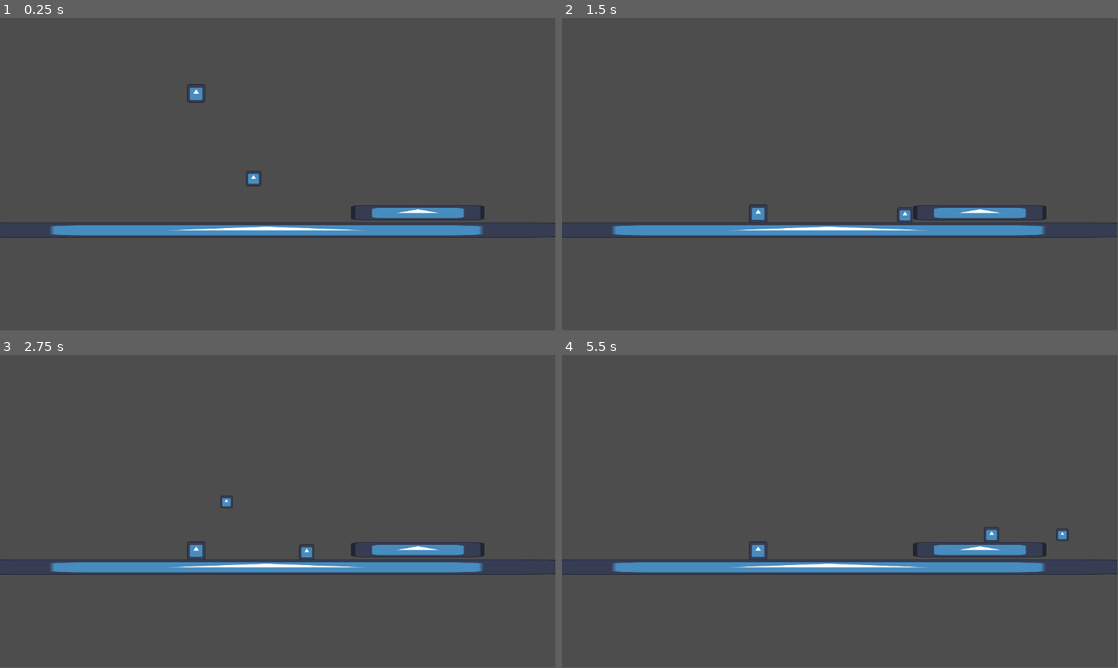
Above: before the commit, frames 1-4 (two rows, left to right).
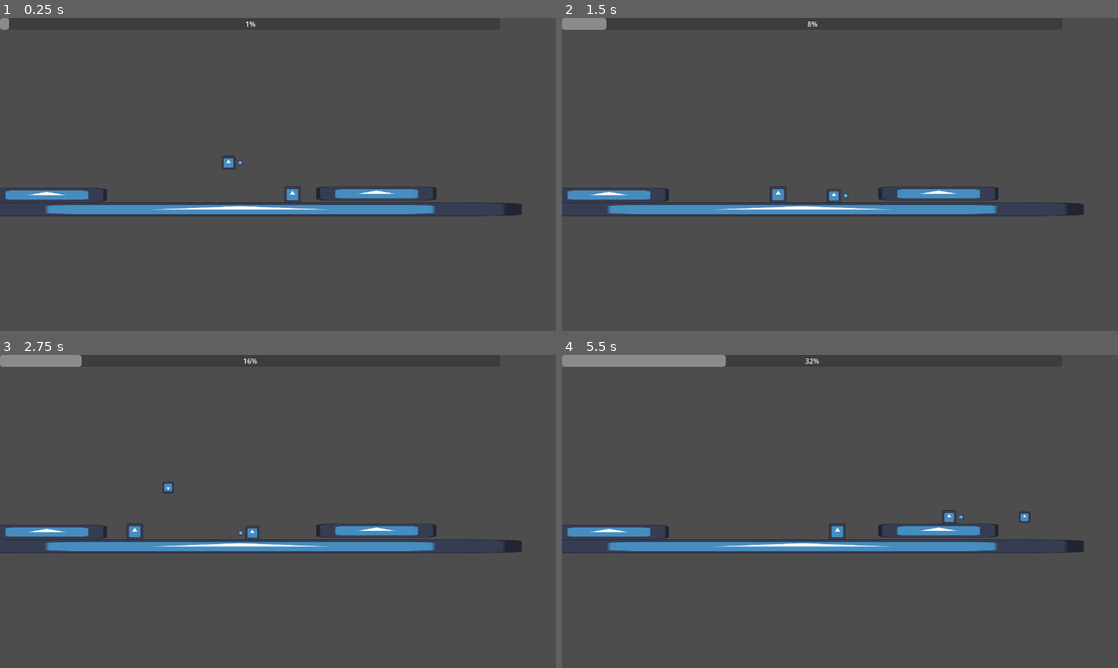
Above: after the commit, the same moments.

Repository: Luke-Parker1/Game-Off-2025
Game: Godot game, scene res://test_scene.tscn
The game is run twice, just before and just after one commit, with the same random seed, the same clock (stepped at 60 frames per second) and the same inputs. The project has no main scene, so this scene is started directly. The engine's default icon, where the game draws it, is replaced by a stand-in: a white triangle on a blue panel in a dark square.
Inputs:
- Up to frame 1 (0.25 s): no input
- Up to frame 2 (1.5 s): hold D (right) from 0.53 s (still down); tap J (shoot) at 0.6 s; tap Space (jump) at 0.77, 1.07 s; tap K (sword) at 0.8, 1.35 s
- Up to frame 3 (2.75 s): tap Space (jump) at 1.52, 1.55, 1.82, 2.1 s; release D (right) at 2.03 s; hold A (left) from 2.03 s (still down); tap J (shoot) at 2.3 s
- Up to frame 4 (5.5 s): release A (left) at 2.78 s; hold D (right) 2.78-4.28 s; tap Shift (dash) at 2.85 s; tap Space (jump) at 3.02, 3.32, 3.77, 3.8, 4.07, 4.52, 4.82 s; tap K (sword) at 3.05, 4.35, 5.3 s; tap J (shoot) at 3.6, 4.55, 5.1 s; hold A (left) 4.28-5.03 s; hold D (right) from 5.03 s (still down)
In our replay, the window is 799x449 before the commit and 800x450 after it. These sizes can differ from the game's own. Grey fills any space a smaller window leaves; there, only what the larger window draws over its background counts as a difference.

The runs differ from the first frame. In frame 1, 7.3% of the frame differs, in the area x 0-100%, y 0-71%; in frame 2, 7.4%; in frame 3, 7.8%; in frame 4, 8.4%.

Commit message:
Improved combat and continued working on enemies

Diff:
--- a/bullet.gd
+++ b/bullet.gd
@@ -6,10 +6,17 @@
 # Entity that shot this bullet
 var shooter : CharacterBody2D
 
+var damage : float
+
+func _ready():
+	direction = Vector2.from_angle(rotation)
+
 func _physics_process(delta):
 	position += direction * speed * delta
 
 
 func _on_body_entered(body):
 	if body != shooter:
+		if body.is_in_group("Enemy"):
+			body.hit(damage)
 		queue_free()
--- a/enemy.gd
+++ /dev/null
@@ -1,16 +0,0 @@
-extends CharacterBody2D
-
-func _physics_process(delta):
-	if not is_on_floor():
-		velocity += get_gravity() * delta
-
-	move_and_slide()
-
-func _on_hit_box_body_entered(body):
-	if body.is_in_group("Player"):
-		# Determine if knockback is left or right
-		if global_position.direction_to(body.position).x >= 0:
-			# This is "Greater or equal to" the default direction is right
-			body.knockback_direction = 1.0
-		else:
-			body.knockback_direction = -1.0
--- a/player.gd
+++ b/player.gd
@@ -1,4 +1,6 @@
 extends CharacterBody2D
+
+@export var health : float
 
 @export var speed := 300.0
 @export var dash_speed := 500.0
@@ -10,6 +12,15 @@
 @onready var jump_velocity : float = ((2.0*jump_height)/jump_time_to_peak) * -1.0
 @onready var jump_gravity : float = ((-2.0*jump_height)/(jump_time_to_peak * jump_time_to_peak)) * -1.0
 @onready var fall_gravity : float = ((-2.0*jump_height)/(jump_time_to_descent * jump_time_to_descent)) * -1.0
+
+@export var recoil_speed : float
+@export var recoil_time : float
+
+# Recoil time when pogoing
+@export var pogo_time : float
+
+@export var sword_attack_damage : float
+@export var bullet_damage : float
 
 # Keeps track of whether the jump button is being held or not
 var jumping := false
@@ -24,10 +35,16 @@
 var look_direction := 1.0
 var knockback_direction := 0.0
 
-var sword_hitbox_startpos : float
+var recoil_direction : Vector2
+var gun_direction : Vector2
+
+# List of enemies hit with one attack. Used to make sure enemies aren't hit more than once
+var hit_enemies : Array
+
+var multiplier_bar : ProgressBar
 
 func _ready():
-	sword_hitbox_startpos = $SwordAttackHitbox.position.x
+	multiplier_bar = get_tree().get_nodes_in_group("MultiplierBar")[0]
 
 func _physics_process(delta):
 	#print($DashCoolDown.is_stopped())
@@ -50,7 +67,9 @@
 
 		# Get the input direction and handle the movement/deceleration.
 		var direction = Input.get_axis("left", "right")
-		if direction:
+		if recoil_direction != Vector2.ZERO:
+			velocity = recoil_direction * recoil_speed
+		elif direction:
 			velocity.x = direction * speed
 			look_direction = direction
 		#elif dashing:
@@ -61,18 +80,64 @@
 	move_and_slide()
 
 	# Flip attack hitboxes
-	$SwordAttackHitbox.position.x = sword_hitbox_startpos * look_direction
+	if $StateMachine.current_state.name.to_lower() != "swordattack":
+		if Input.is_action_pressed("up"):
+			$SwordAttackHitbox.rotation_degrees = -90
+		elif Input.is_action_pressed("down") and not is_on_floor():
+			$SwordAttackHitbox.rotation_degrees = 90
+		elif look_direction < 0:
+			$SwordAttackHitbox.rotation_degrees = 180
+		else:
+			$SwordAttackHitbox.rotation_degrees = 0
+
+	#Rotate gun
+	gun_direction = Input.get_vector("left", "right", "up", "down")
+	#if gun_direction.is_equal_approx(Vector2(0,1)) and is_on_floor():
+		#gun_direction = Vector2(look_direction, 1)
+	if gun_direction.is_equal_approx(Vector2(0,0)):
+		gun_direction = Vector2(look_direction, 0)
+	$GunRotator.rotation = Vector2.ZERO.angle_to_point(gun_direction)
 
 # This is called get_custom_gravity because get_gravity is a function built into godot
 func get_custom_gravity() -> float:
-	return jump_gravity if velocity.y < 0.0 and jumping else fall_gravity
+	if velocity.y < 0.0 and jumping or recoil_direction.is_equal_approx(Vector2(0.0, -1.0)):
+		return jump_gravity
+	else:
+		return fall_gravity
+
+	#return jump_gravity if velocity.y < 0.0 and jumping else fall_gravity
 
 func jump():
 	velocity.y = jump_velocity
 	jumping = true
 
+func hit(hit_pos):
+	if $InvinviblityTimer.is_stopped():
+		if hit_pos.direction_to(global_position).x >= 0:
+			# This is "Greater or equal to" the default direction is right
+			knockback_direction = 1.0
+		else:
+			knockback_direction = -1.0
+		$InvinviblityTimer.start()
 
 #func _on_dash_timer_timeout():
 	#dashing = false
 	#dash_cooldown_active = true
 	#$DashCoolDown.start()
+
+
+func _on_sword_attack_hitbox_body_entered(body):
+	if body.is_in_group("Enemy") and !hit_enemies.has(body):
+		hit_enemies.append(body)
+		body.hit(sword_attack_damage * multiplier_bar.right_type_mult)
+		recoil_direction = Vector2.from_angle($SwordAttackHitbox.rotation) * -1
+		if recoil_direction.is_equal_approx(Vector2(0.0, -1.0)):
+			# Set recoil timer to pogo time
+			$RecoilTime.wait_time = pogo_time
+		else:
+			# Set recoil timer to regular recoil time
+			$RecoilTime.wait_time = recoil_time
+		$RecoilTime.start()
+
+func _on_recoil_time_timeout():
+	recoil_direction = Vector2.ZERO
--- a/player.tscn
+++ b/player.tscn
@@ -13,13 +13,20 @@
 size = Vector2(32, 32)
 
 [sub_resource type="RectangleShape2D" id="RectangleShape2D_sweqy"]
+size = Vector2(50, 40)
 
 [node name="Player" type="CharacterBody2D" groups=["Player"]]
 z_index = 100
 script = ExtResource("1_onrkg")
+health = 15.0
 jump_height = 150.0
 jump_time_to_peak = 0.5
 jump_time_to_descent = 0.25
+recoil_speed = 300.0
+recoil_time = 0.1
+pogo_time = 0.15
+sword_attack_damage = 4.0
+bullet_damage = 4.0
 
 [node name="Sprite2D" type="Sprite2D" parent="."]
 scale = Vector2(0.25, 0.25)
@@ -29,22 +36,42 @@
 shape = SubResource("RectangleShape2D_onrkg")
 
 [node name="SwordAttackHitbox" type="Area2D" parent="."]
-position = Vector2(32, 0)
+collision_layer = 3
+collision_mask = 3
 
 [node name="CollisionShape2D" type="CollisionShape2D" parent="SwordAttackHitbox"]
+position = Vector2(47, 0)
 shape = SubResource("RectangleShape2D_sweqy")
 disabled = true
+
+[node name="GunRotator" type="Node2D" parent="."]
+
+[node name="ShootPosition" type="Marker2D" parent="GunRotator"]
+position = Vector2(27, 0)
+gizmo_extents = 20.0
+
+[node name="Sprite2D" type="Sprite2D" parent="GunRotator/ShootPosition"]
+scale = Vector2(0.1, 0.1)
+texture = ExtResource("1_4flbx")
 
 [node name="DashCoolDown" type="Timer" parent="."]
 wait_time = 0.2
 one_shot = true
 
 [node name="SwordAttackCooldown" type="Timer" parent="."]
-wait_time = 0.2
+wait_time = 0.05
 one_shot = true
 
 [node name="ShootCooldown" type="Timer" parent="."]
 wait_time = 0.3
+one_shot = true
+
+[node name="RecoilTime" type="Timer" parent="."]
+wait_time = 0.05
+one_shot = true
+
+[node name="InvinviblityTimer" type="Timer" parent="."]
+wait_time = 0.7
 one_shot = true
 
 [node name="StateMachine" type="Node" parent="." node_paths=PackedStringArray("initial_state")]
@@ -77,6 +104,9 @@
 script = ExtResource("8_dw050")
 Player = NodePath("../..")
 knockback_force = 550.0
-stun_timer = 0.1
-knockback_timer = 0.1
+stun_timer = 0.4
+knockback_timer = 0.2
 metadata/_custom_type_script = "uid://bdqbrifxcawsk"
+
+[connection signal="body_entered" from="SwordAttackHitbox" to="." method="_on_sword_attack_hitbox_body_entered"]
+[connection signal="timeout" from="RecoilTime" to="." method="_on_recoil_time_timeout"]
--- a/player_knockback.gd
+++ b/player_knockback.gd
@@ -20,16 +20,25 @@
 	stun_time = stun_timer
 	knockback_time = knockback_timer
 	Player.velocity = Vector2.ZERO
+	frame_freeze(0.05, stun_timer)
 
 func State_Physics_Update(delta: float):
-	if stun_time < 0:
-		Player.velocity = Vector2(Player.knockback_direction, -.5).normalized() * knockback_force
-		knockback_time -= delta
-	else:
-		stun_time -= delta
+	#if stun_time < 0:
+		#Player.velocity = Vector2(Player.knockback_direction, -.5).normalized() * knockback_force
+		#knockback_time -= delta
+	#else:
+		#stun_time -= delta
+
+	Player.velocity = Vector2(Player.knockback_direction, -.5).normalized() * knockback_force
+	knockback_time -= delta
 
 	if knockback_time <= 0:
 		Transitioned.emit(self, "default")
 
 func Exit():
 	Player.knockback_direction = 0
+
+func frame_freeze(timeScale, duration):
+	Engine.time_scale = timeScale
+	await get_tree().create_timer(duration * timeScale).timeout
+	Engine.time_scale = 1.0
--- a/player_shoot.gd
+++ b/player_shoot.gd
@@ -8,9 +8,11 @@
 func Enter():
 	Player.state_allows_default_move = true
 	var bullet = BULLET.instantiate()
-	bullet.global_position = Player.global_position
-	bullet.direction = Vector2(Player.look_direction, 0)
+	bullet.global_position = Player.get_node("GunRotator/ShootPosition").global_position
+	bullet.global_rotation = Player.get_node("GunRotator/ShootPosition").global_rotation
+	#bullet.direction = Vector2(Player.look_direction, 0)
 	bullet.shooter = Player
+	bullet.damage = Player.bullet_damage * Player.multiplier_bar.left_type_mult
 	Player.add_sibling(bullet)
 
 func State_Physics_Update(_delta: float):
--- a/player_sword_attack.gd
+++ b/player_sword_attack.gd
@@ -21,9 +21,11 @@
 	attack_time -= delta
 	if Player.knockback_direction != 0.0:
 		Transitioned.emit(self, "knockback")
+
 	elif attack_time <= 0:
 		Transitioned.emit(self, "default")
 
 func Exit():
 	hitbox.disabled = true
+	Player.hit_enemies.clear()
 	Player.get_node("SwordAttackCooldown").start()
--- a/progress_bar.gd
+++ b/progress_bar.gd
@@ -3,10 +3,10 @@
 # Keeps track of if the value should be counting up or down
 var reversed := false
 
-# Multiplier for weapons assigned to the left side (CHOOSE WHAT THIS IS LATER)
+# Multiplier for weapons assigned to the left side (ranged attacks)
 var left_type_mult : float
 
-# Multiplier for weapons assigned to the right side (CHOOSE WHAT THIS IS LATER)
+# Multiplier for weapons assigned to the right side (melee attacks)
 var right_type_mult : float
 
 # Called every frame. 'delta' is the elapsed time since the previous frame.
--- a/progress_bar.tscn
+++ b/progress_bar.tscn
@@ -2,9 +2,9 @@
 
 [ext_resource type="Script" uid="uid://7g4dsvpqdyl2" path="res://progress_bar.gd" id="1_chwcf"]
 
-[node name="CanvasLayer" type="CanvasLayer"]
+[node name="ProgressBarLayer" type="CanvasLayer"]
 
-[node name="ProgressBar" type="ProgressBar" parent="."]
+[node name="ProgressBar" type="ProgressBar" parent="." groups=["MultiplierBar"]]
 offset_right = 1152.0
 offset_bottom = 27.0
 max_value = 20.0
--- a/project.godot
+++ b/project.godot
@@ -14,10 +14,17 @@
 config/features=PackedStringArray("4.5", "GL Compatibility")
 config/icon="res://icon.svg"
 
+[display]
+
+window/size/viewport_width=1280
+window/size/viewport_height=720
+window/stretch/mode="viewport"
+
 [global_group]
 
 Enemy=""
 Player=""
+MultiplierBar=""
 
 [input]
 
@@ -53,6 +60,18 @@
 "events": [Object(InputEventKey,"resource_local_to_scene":false,"resource_name":"","device":-1,"window_id":0,"alt_press …(192 unchanged characters)…
 ]
 }
+up={
+"deadzone": 0.2,
+"events": [Object(InputEventKey,"resource_local_to_scene":false,"resource_name":"","device":-1,"window_id":0,"alt_pressed":false,"shift_pressed":false,"ctrl_pressed":false,"meta_pressed":false,"pressed":false,"keycode":0,"physical_keycode":87,"key_label":0,"unicode":119,"location":0,"echo":false,"script":null)
+, Object(InputEventKey,"resource_local_to_scene":false,"resource_name":"","device":-1,"window_id":0,"alt_pressed":false,"shift_pressed":false,"ctrl_pressed":false,"meta_pressed":false,"pressed":false,"keycode":0,"physical_keycode":4194320,"key_label":0,"unicode":0,"location":0,"echo":false,"script":null)
+]
+}
+down={
+"deadzone": 0.2,
+"events": [Object(InputEventKey,"resource_local_to_scene":false,"resource_name":"","device":-1,"window_id":0,"alt_pressed":false,"shift_pressed":false,"ctrl_pressed":false,"meta_pressed":false,"pressed":false,"keycode":0,"physical_keycode":83,"key_label":0,"unicode":115,"location":0,"echo":false,"script":null)
+, Object(InputEventKey,"resource_local_to_scene":false,"resource_name":"","device":-1,"window_id":0,"alt_pressed":false,"shift_pressed":false,"ctrl_pressed":false,"meta_pressed":false,"pressed":false,"keycode":0,"physical_keycode":4194322,"key_label":0,"unicode":0,"location":0,"echo":false,"script":null)
+]
+}
 
 [rendering]
 
--- a/test_scene.tscn
+++ b/test_scene.tscn
@@ -1,8 +1,9 @@
-[gd_scene load_steps=6 format=3 uid="uid://cqkedpsayif7j"]
+[gd_scene load_steps=7 format=3 uid="uid://cqkedpsayif7j"]
 
 [ext_resource type="Texture2D" uid="uid://b2paakn4rmqkv" path="res://icon.svg" id="1_uhqqe"]
 [ext_resource type="PackedScene" uid="uid://b2lk5meo42827" path="res://player.tscn" id="2_ia1lp"]
-[ext_resource type="PackedScene" uid="uid://fy2v3116q2dv" path="res://enemy.tscn" id="3_sasra"]
+[ext_resource type="PackedScene" uid="uid://fy2v3116q2dv" path="res://walker_enemy.tscn" id="3_sasra"]
+[ext_resource type="PackedScene" uid="uid://j5mwc8ewxk6l" path="res://progress_bar.tscn" id="4_coq8p"]
 
 [sub_resource type="RectangleShape2D" id="RectangleShape2D_uhqqe"]
 size = Vector2(1302, 30)
@@ -28,6 +29,8 @@
 
 [node name="StaticBody2D2" type="StaticBody2D" parent="."]
 position = Vector2(867, 404)
+collision_layer = 3
+collision_mask = 3
 
 [node name="Sprite2D" type="Sprite2D" parent="StaticBody2D2"]
 scale = Vector2(2.1640625, 0.25)
@@ -36,8 +39,22 @@
 [node name="CollisionShape2D" type="CollisionShape2D" parent="StaticBody2D2"]
 shape = SubResource("RectangleShape2D_ia1lp")
 
+[node name="StaticBody2D3" type="StaticBody2D" parent="."]
+position = Vector2(108, 407)
+collision_layer = 3
+collision_mask = 3
+
+[node name="Sprite2D" type="Sprite2D" parent="StaticBody2D3"]
+scale = Vector2(2.1640625, 0.25)
+texture = ExtResource("1_uhqqe")
+
+[node name="CollisionShape2D" type="CollisionShape2D" parent="StaticBody2D3"]
+shape = SubResource("RectangleShape2D_ia1lp")
+
 [node name="Player" parent="." instance=ExtResource("2_ia1lp")]
 position = Vector2(526, 173)
 
-[node name="Enemy" parent="." instance=ExtResource("3_sasra")]
-position = Vector2(407, 128)
+[node name="WalkerEnemy" parent="." instance=ExtResource("3_sasra")]
+position = Vector2(708, 404)
+
+[node name="ProgressBarLayer" parent="." instance=ExtResource("4_coq8p")]
--- /dev/null
+++ b/walker_default.gd
@@ -0,0 +1,7 @@
+extends State
+class_name WalkerDefault
+
+@export var Walker : CharacterBody2D
+
+func Enter():
+	Walker.state_allows_default_move = true
--- /dev/null
+++ b/walker_enemy.gd
@@ -0,0 +1,33 @@
+extends CharacterBody2D
+
+@export var speed : float
+
+@export var health : float
+
+var direction := 1.0
+
+
+func _physics_process(delta):
+	if not is_on_floor():
+		velocity += get_gravity() * delta
+	if is_on_wall():
+		direction *= -1
+		$FloorDetector.position.x *= -1
+
+	velocity.x = direction * speed
+	move_and_slide()
+
+func hit(damage):
+	health -= damage
+	if health <= 0:
+		queue_free()
+
+func _on_hit_box_body_entered(body):
+	if body.is_in_group("Player"):
+		# Determine if knockback is left or right
+		#if global_position.direction_to(body.position).x >= 0:
+			## This is "Greater or equal to" the default direction is right
+			#body.knockback_direction = 1.0
+		#else:
+			#body.knockback_direction = -1.0
+		body.hit(global_position)
--- a/enemy.tscn
+++ b/walker_enemy.tscn
@@ -1,6 +1,6 @@
-[gd_scene load_steps=5 format=3 uid="uid://fy2v3116q2dv"]
+[gd_scene load_steps=6 format=3 uid="uid://fy2v3116q2dv"]
 
-[ext_resource type="Script" uid="uid://byyo0jgvc8wcs" path="res://enemy.gd" id="1_4gyqm"]
+[ext_resource type="Script" uid="uid://byyo0jgvc8wcs" path="res://walker_enemy.gd" id="1_4gyqm"]
 [ext_resource type="Texture2D" uid="uid://b2paakn4rmqkv" path="res://icon.svg" id="1_7k104"]
 
 [sub_resource type="RectangleShape2D" id="RectangleShape2D_7k104"]
@@ -9,10 +9,15 @@
 [sub_resource type="RectangleShape2D" id="RectangleShape2D_4gyqm"]
 size = Vector2(38.4, 38.4)
 
-[node name="Enemy" type="CharacterBody2D" groups=["Enemy"]]
+[sub_resource type="RectangleShape2D" id="RectangleShape2D_lwh3n"]
+size = Vector2(32, 7)
+
+[node name="WalkerEnemy" type="CharacterBody2D" groups=["Enemy"]]
 collision_layer = 2
 collision_mask = 2
 script = ExtResource("1_4gyqm")
+speed = 150.0
+health = 10.0
 
 [node name="Sprite2D" type="Sprite2D" parent="."]
 scale = Vector2(0.3, 0.3)
@@ -26,4 +31,12 @@
 [node name="CollisionShape2D" type="CollisionShape2D" parent="HitBox"]
 shape = SubResource("RectangleShape2D_4gyqm")
 
+[node name="FloorDetector" type="Area2D" parent="."]
+position = Vector2(36, 19)
+collision_layer = 2
+collision_mask = 2
+
+[node name="CollisionShape2D" type="CollisionShape2D" parent="FloorDetector"]
+shape = SubResource("RectangleShape2D_lwh3n")
+
 [connection signal="body_entered" from="HitBox" to="." method="_on_hit_box_body_entered"]
Not shown, added: walker_default.gd.uid
Renamed: enemy.gd.uid -> walker_enemy.gd.uid
